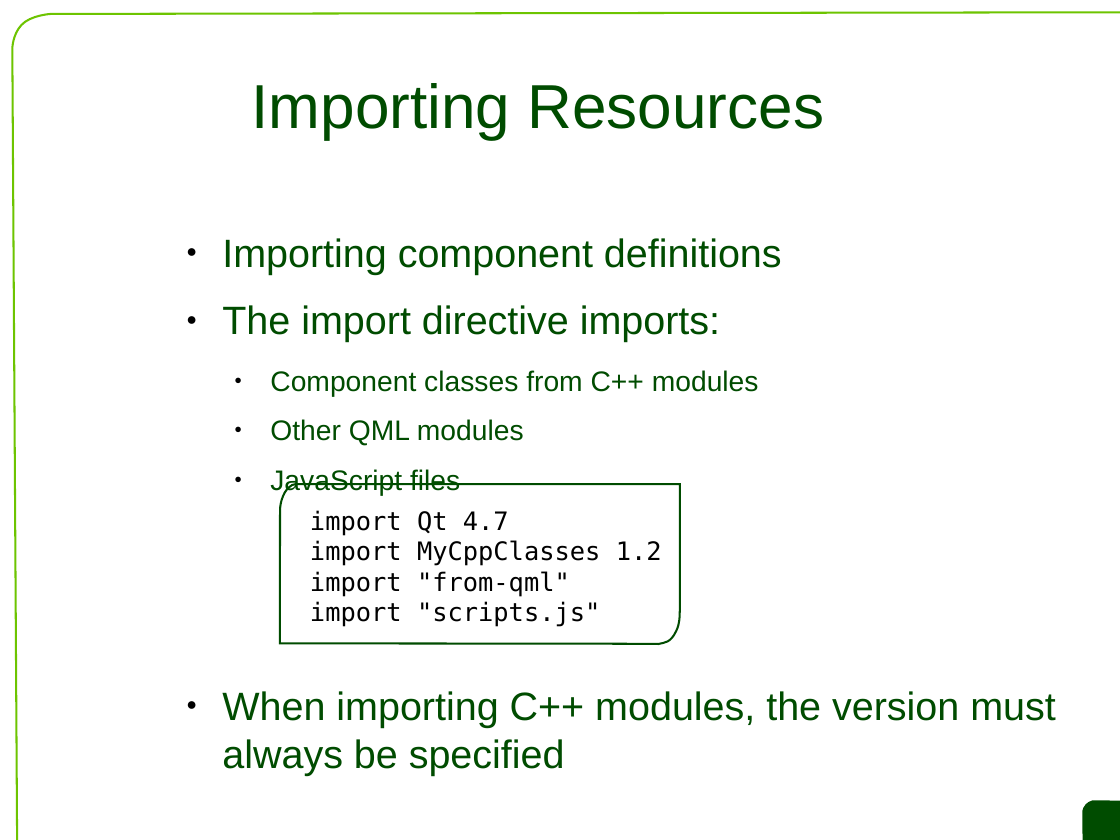
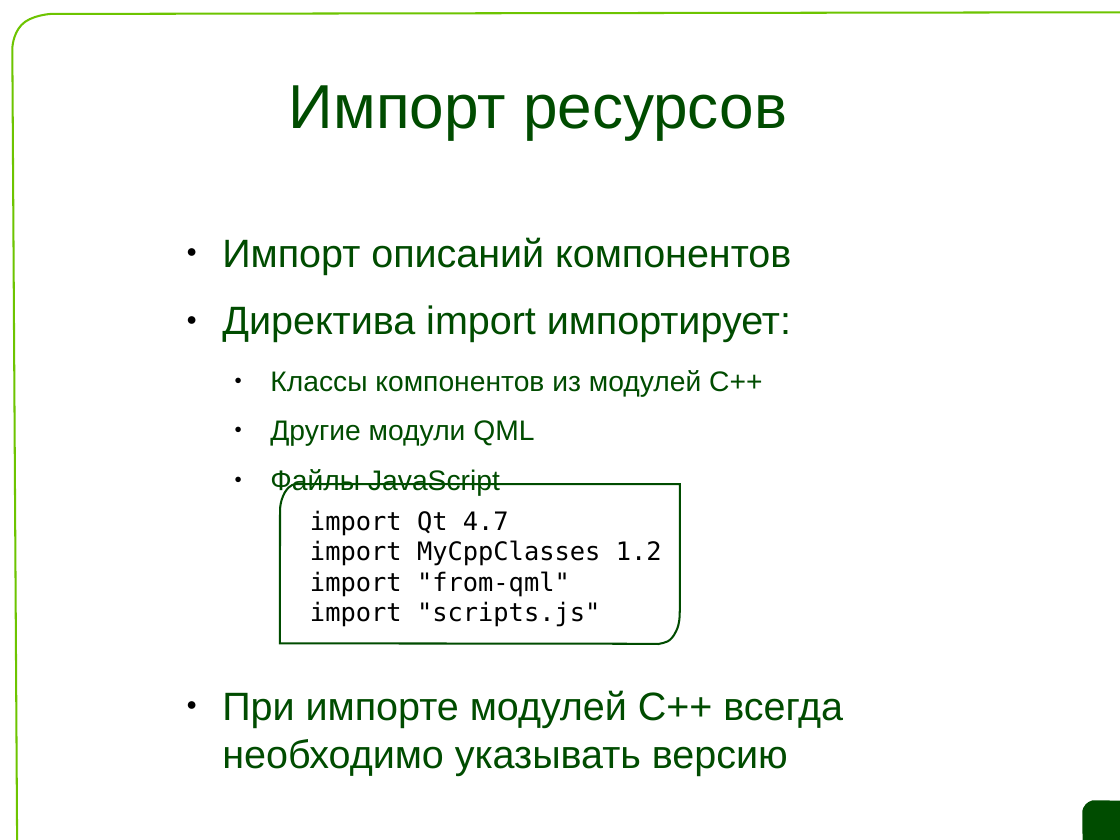
Before and after one commit to saa/qecm, a slide deck: slide 8 of L7/L7 Slides.odp. Drawn at 1120x840 pixels with LibreOffice and Linux fonts; fonts in the diff are those of the drawing; background and template pictures are left out. Boxes give left, top, right and bottom in pixels: in the first picture for what was removed or moved away, otherwise in the second. Text is boxed around its words. In the diff, an @@ line names an element or a change of style, - is before the commit and + after.

```diff
--- a/L7/L7 Slides.odp
+++ b/L7/L7 Slides.odp
@@ title at <box>289,85,787,139</box>: text changed @@
-Importing Resources
+Импорт ресурсов
@@ text at <box>222,237,843,775</box>: text changed @@
-● Importing component definitions
-● The import directive imports:
-  ● Component classes from C++ modules
-  ● Other QML modules
-  ● JavaScript files
-● When importing C++ modules, the version must always be specified
+● Импорт описаний компонентов
+● Директива import импортирует:
+  ● Классы компонентов из модулей C++
+  ● Другие модули QML
+  ● Файлы JavaScript
+● При импорте модулей C++ всегда необходимо указывать версию
```
Also in this commit, not shown: 16 other slides changed, 6 slides added, 6 slides removed.
